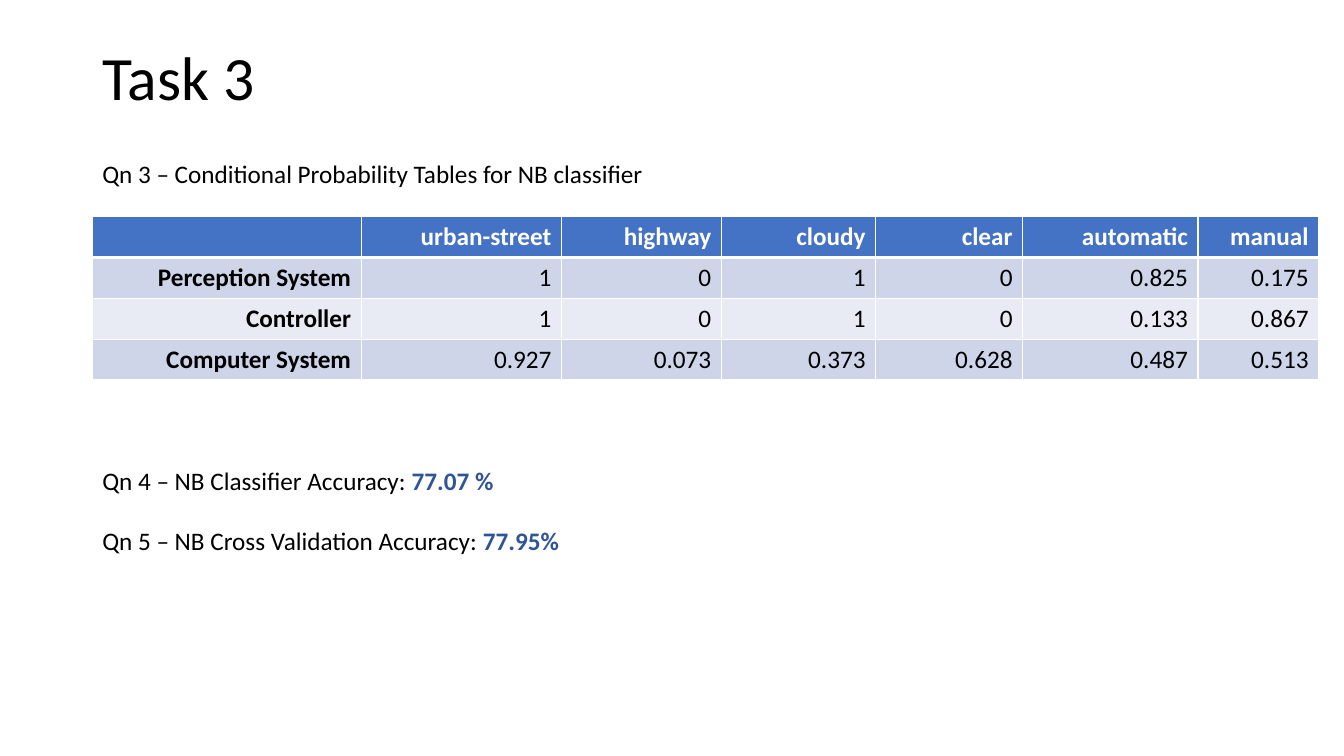
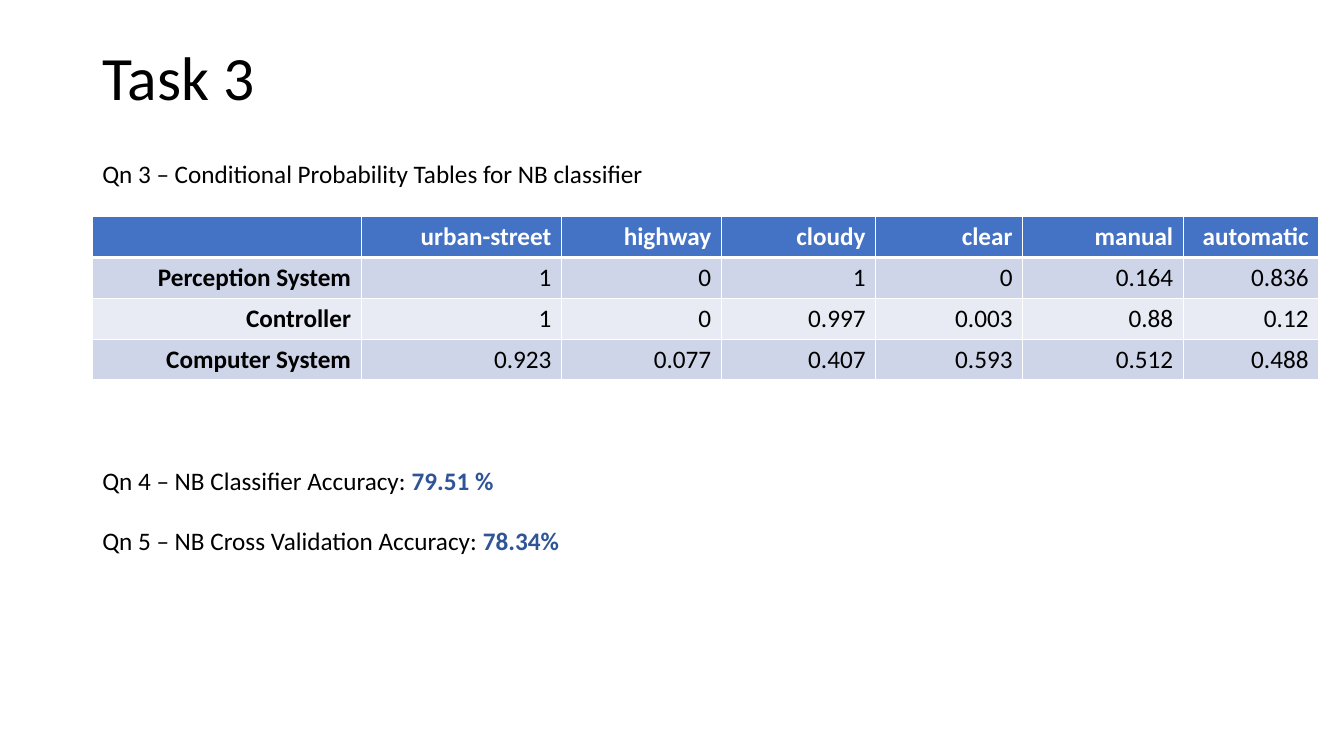
Before and after one commit to gowthamkuntumalla/Safety_in_autonomous_vehicles_MP, a slide deck: slide 8 of somani4_MP1.pptx. Drawn at 1344x756 pixels with LibreOffice and Linux fonts; fonts in the diff are those of the drawing. Boxes give left, top, right and bottom in pixels: in the first picture for what was removed or moved away, otherwise in the second. Text is boxed around its words. In the diff, an @@ line names an element or a change of style, - is before the commit and + after.

```diff
--- a/somani4_MP1.pptx
+++ b/somani4_MP1.pptx
@@ table at (93,217,1320,380) @@
-row 1, column 6: automatic
+row 1, column 6: manual
-row 1, column 7: manual
+row 1, column 7: automatic
-row 2, column 6: 0.825
+row 2, column 6: 0.164
-row 2, column 7: 0.175
+row 2, column 7: 0.836
-row 3: Controller | 1 | 0 | 1 | 0 | 0.133 | 0.867
+row 3: Controller | 1 | 0 | 0.997 | 0.003 | 0.88 | 0.12
-row 4: Computer System | 0.927 | 0.073 | 0.373 | 0.628 | 0.487 | 0.513
+row 4: Computer System | 0.923 | 0.077 | 0.407 | 0.593 | 0.512 | 0.488
@@ text at (102,472,559,554): text changed @@
-Qn 4 – NB Classifier Accuracy: 77.07 %
-Qn 5 – NB Cross Validation Accuracy: 77.95%
+Qn 4 – NB Classifier Accuracy: 79.51 %
+Qn 5 – NB Cross Validation Accuracy: 78.34%
```
Also in this commit, not shown: 8 other slides changed, 1 slide added, 3 other files.
